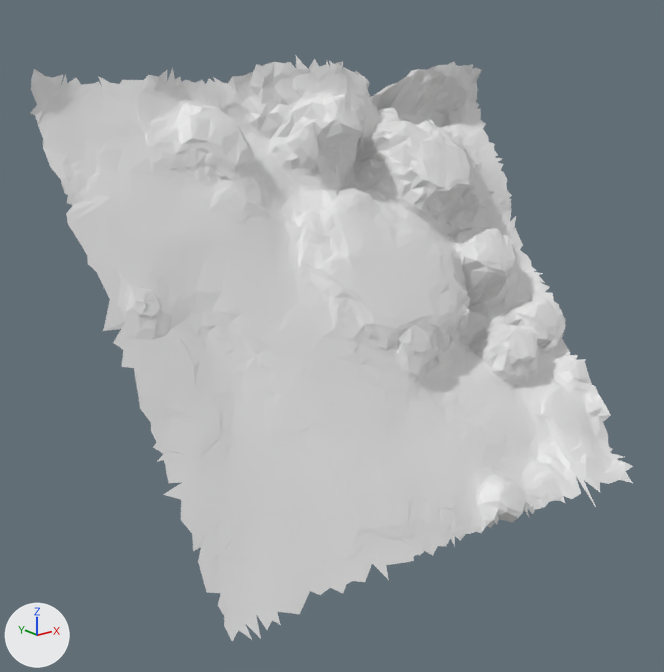
What one commit did to the glTF model moon small_tiles/tile_325.glb.
Rendered twice from a 50 mm camera at (-4.46, 16.82, -14.16) aimed at (0.97, 23.61, -16.88). The lights are fixed; the arrows at lower left show +X, +Y and +Z. The picture after the commit comes second. Vertices at exactly the same position are counted once.

Before the edit, the objects in view are built like this:
```python
me_t325 = bpy.data.meshes.new('t325')
me_t325.from_pydata(...)  # 4546 vertices, 8783 faces; spans x -1.39..4.08, y 21.71..25.33, z -18.68..-14.23
ob_t325 = bpy.data.objects.new('t325', me_t325)
ob_t325.location = (0.0, 0.0, 0.0)
```
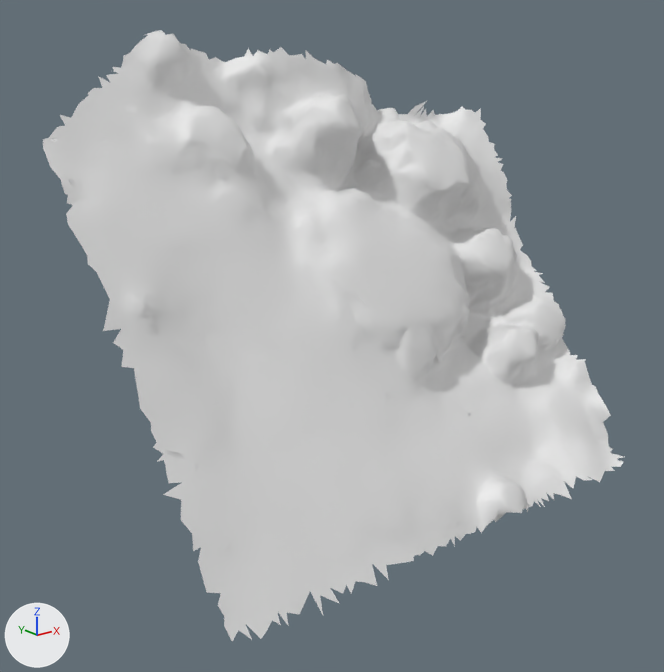
Where the change shows, as pixel boxes (x1, y1, x2, y2) in the pictures (664 x 672 px; the box of a moved part takes in the faces that stretch with it):
't325', reshaped: before (31, 56, 633, 641); after (43, 30, 623, 641)
part 1 of me_t325, moved or reshaped: before (31, 61, 482, 139); after (106, 30, 315, 84)
part 2 of me_t325, deleted: before (487, 462, 633, 529)
part 3 of me_t325, added: after (278, 565, 377, 626)

The change, as a list of edits to the scene's bpy script:
```text
Change me_t325:
    used by ob_t325; location = (0.0, 0.0, 0.0)
    remove me_t325.from_pydata(...)  # 4546 vertices, 8783 faces; spans x -1.39..4.08, y 21.71..25.33, z -18.68..-14.23
    add me_t325.from_pydata(...)  # 4501 vertices, 8687 faces; spans x -1.39..4.08, y 21.85..25.28, z -18.72..-14.0
    me_t325 part 1: 155 vertices removed from x -1.39..4.08, y 24.55..25.33, z -14.88..-14.3; 125 vertices added at x -0.54..1.58, y 24.75..25.27, z -14.45..-14.0
    me_t325 part 2: 20 vertices removed from x 1.73..3.65, y 21.71..22.09, z -18.64..-18.41
    me_t325 part 3: 5 vertices added at x -0.69..0.29, y 22.08..22.13, z -18.72..-18.66
```
